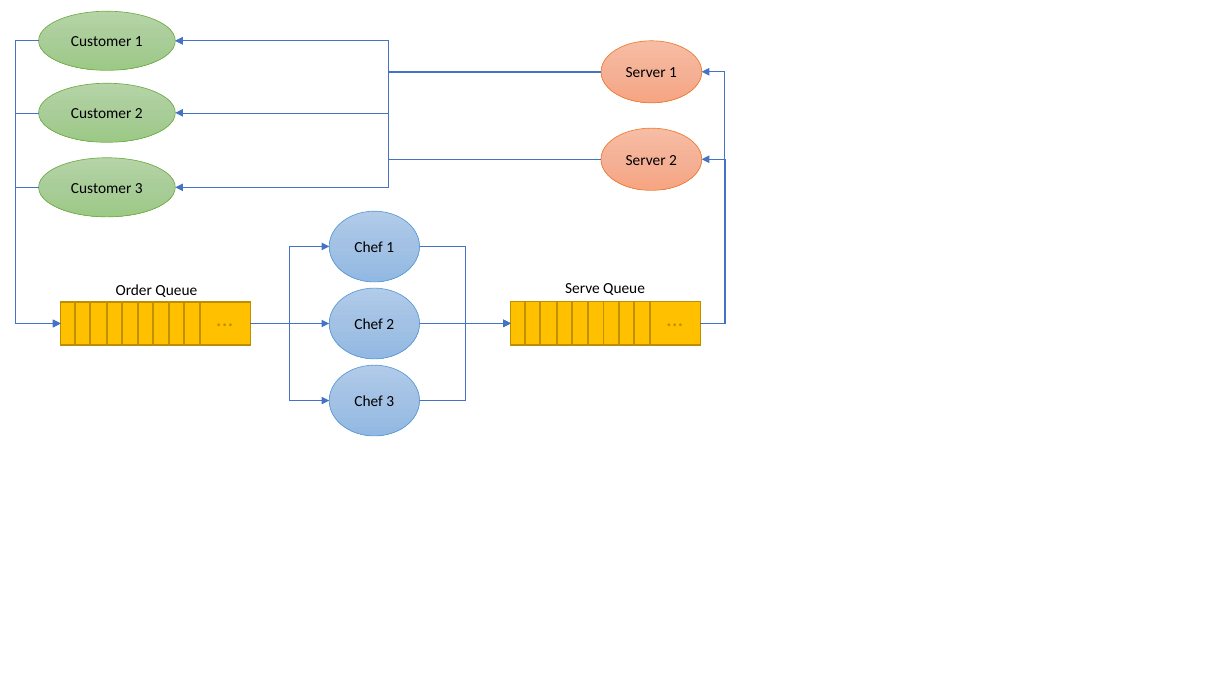
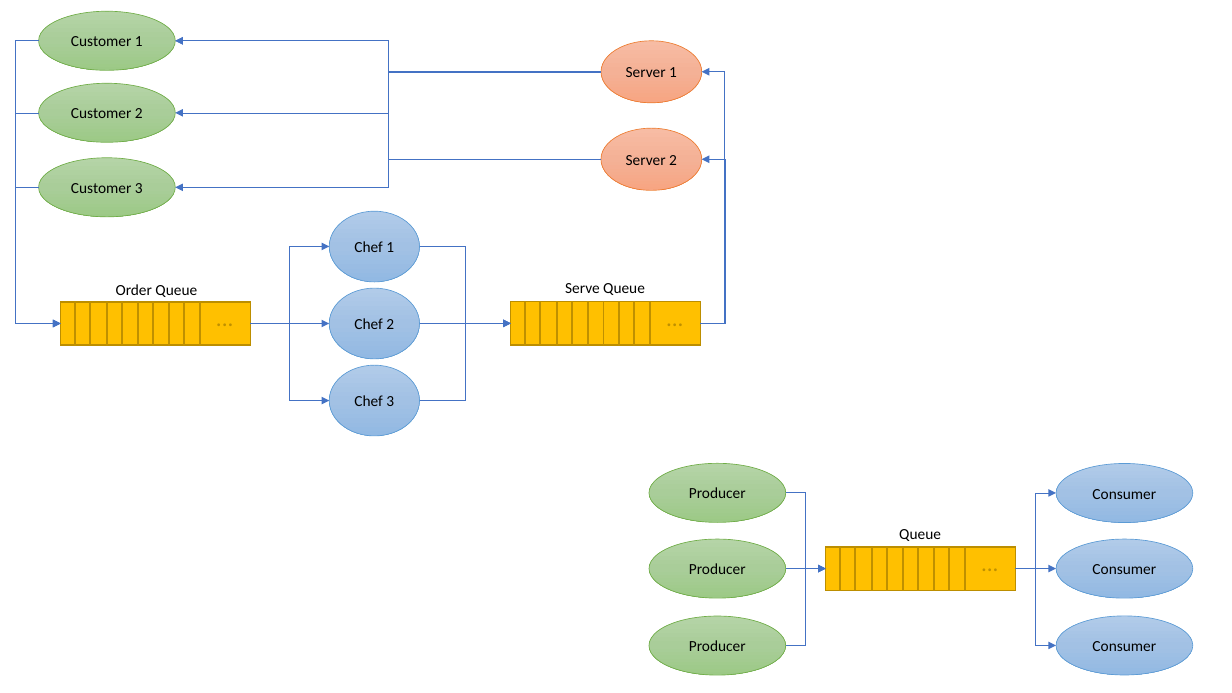
Before and after one commit to cpen333/cpen333.github.io, a slide deck: slide 1 of assets/labs/producer/overview.pptx. Drawn at 1232x693 pixels with LibreOffice and Linux fonts; fonts in the diff are those of the drawing. Boxes give left, top, right and bottom in pixels: in the first picture for what was removed or moved away, otherwise in the second. Text is boxed around its words. In the diff, an @@ line names an element or a change of style, - is before the commit and + after.

```diff
--- a/assets/labs/producer/overview.pptx
+++ b/assets/labs/producer/overview.pptx
@@ ellipse added at box(649, 463, 786, 522), fill gradient #B5D5A7 to #AACE9A to #9CC987, outline #70AD47 0.5 pt, 12 pt, text #000000 @@
+Producer
@@ ellipse added at box(1056, 464, 1193, 523), fill gradient #B1CBE9 to #A3C1E5 to #93B9E4, outline #5B9BD5 0.5 pt, 12 pt, text #000000 @@
+Consumer
@@ elbow arrow added from (786, 493) to (826, 568), #4472C4 0.5 pt @@
@@ elbow arrow added from (1016, 568) to (1056, 494), #4472C4 0.5 pt @@
@@ ellipse added at box(649, 539, 786, 598), fill gradient #B5D5A7 to #AACE9A to #9CC987, outline #70AD47 0.5 pt, 12 pt, text #000000 @@
+Producer
@@ text added at box(899, 529, 941, 541), 12 pt, text #000000 @@
+Queue
@@ ellipse added at box(1056, 539, 1193, 598), fill gradient #B1CBE9 to #A3C1E5 to #93B9E4, outline #5B9BD5 0.5 pt, 12 pt, text #000000 @@
+Consumer
@@ elbow arrow added from (786, 568) to (826, 568), #4472C4 0.5 pt @@
@@ elbow arrow added from (786, 646) to (826, 568), #4472C4 0.5 pt @@
@@ group added at box(826, 544, 1016, 591): 9 lines, 1 rectangle, 1 text @@
+...
@@ arrow added from (1016, 568) to (1056, 568), #4472C4 0.5 pt @@
@@ elbow arrow added from (1016, 568) to (1056, 646), #4472C4 0.5 pt @@
@@ ellipse added at box(649, 616, 786, 676), fill gradient #B5D5A7 to #AACE9A to #9CC987, outline #70AD47 0.5 pt, 12 pt, text #000000 @@
+Producer
@@ ellipse added at box(1056, 616, 1193, 676), fill gradient #B1CBE9 to #A3C1E5 to #93B9E4, outline #5B9BD5 0.5 pt, 12 pt, text #000000 @@
+Consumer
```
Also in this commit, not shown: 1 other file.
